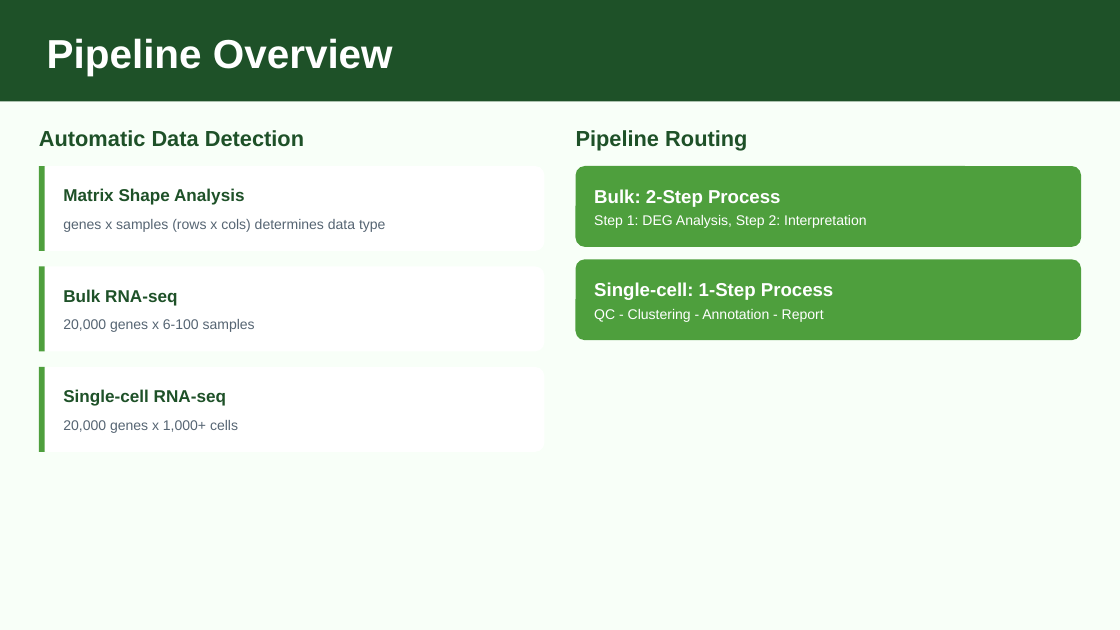
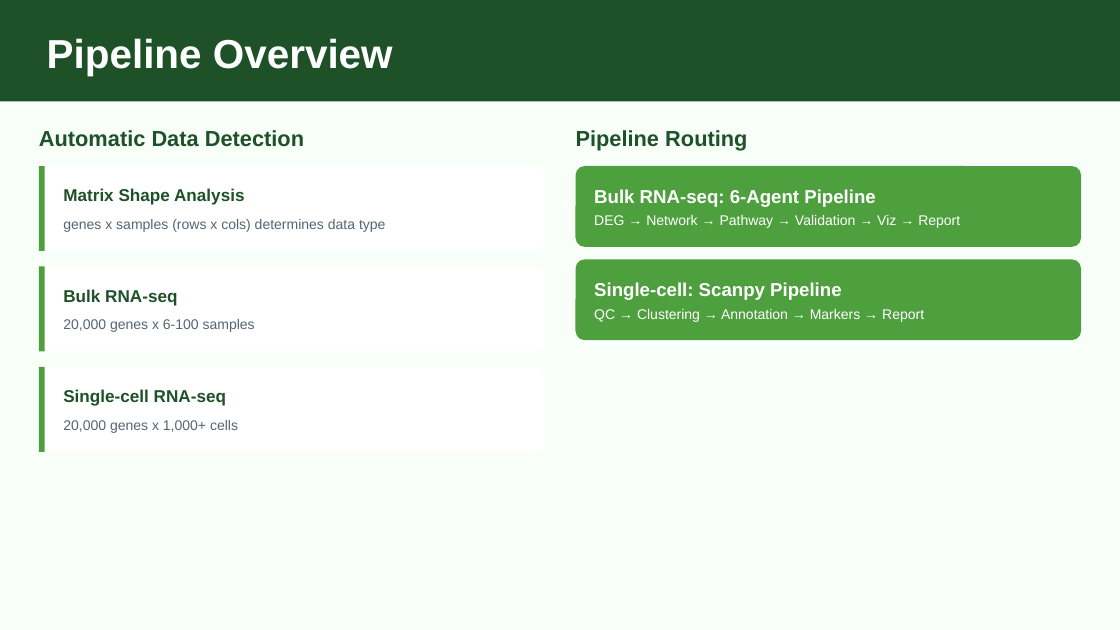
Before and after one commit to jjyun78912/VectorDB_BioInsight, a slide deck: slide 2 of workspace/pptx_slides/v2_pipeline/BioInsight_Pipeline.pptx. Drawn at 1120x630 pixels with LibreOffice and Linux fonts; fonts in the diff are those of the drawing. Boxes give left, top, right and bottom in pixels: in the first picture for what was removed or moved away, otherwise in the second. Text is boxed around its words. In the diff, an @@ line names an element or a change of style, - is before the commit and + after.

```diff
--- a/workspace/pptx_slides/v2_pipeline/BioInsight_Pipeline.pptx
+++ b/workspace/pptx_slides/v2_pipeline/BioInsight_Pipeline.pptx
@@ text at (x1=594, y1=189, x2=875, y2=207): text changed @@
-Bulk: 2-Step Process
+Bulk RNA-seq: 6-Agent Pipeline
@@ text at (x1=594, y1=215, x2=960, y2=228): text changed @@
-Step 1: DEG Analysis, Step 2: Interpretation
+DEG → Network → Pathway → Validation → Viz → Report
@@ text at (x1=594, y1=282, x2=841, y2=300): text changed @@
-Single-cell: 1-Step Process
+Single-cell: Scanpy Pipeline
@@ text at (x1=594, y1=309, x2=924, y2=322): text changed @@
-QC - Clustering - Annotation - Report
+QC → Clustering → Annotation → Markers → Report
```
Also in this commit, not shown: 1 other slide changed, 58 other files.
